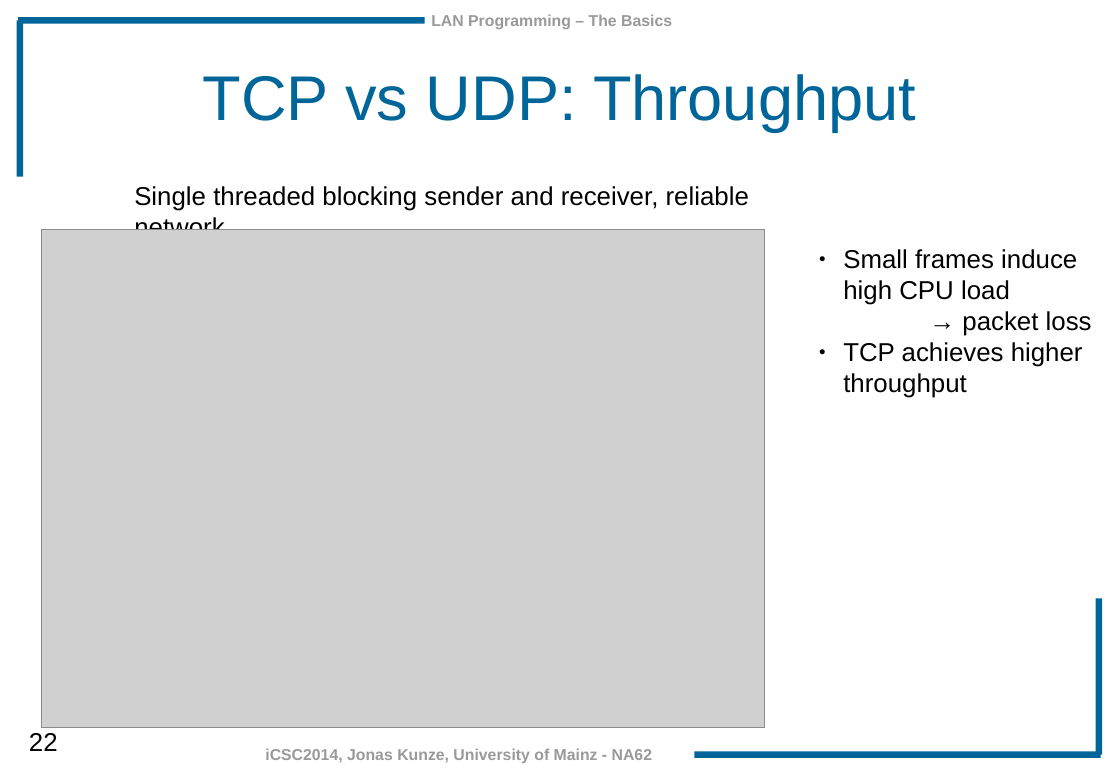
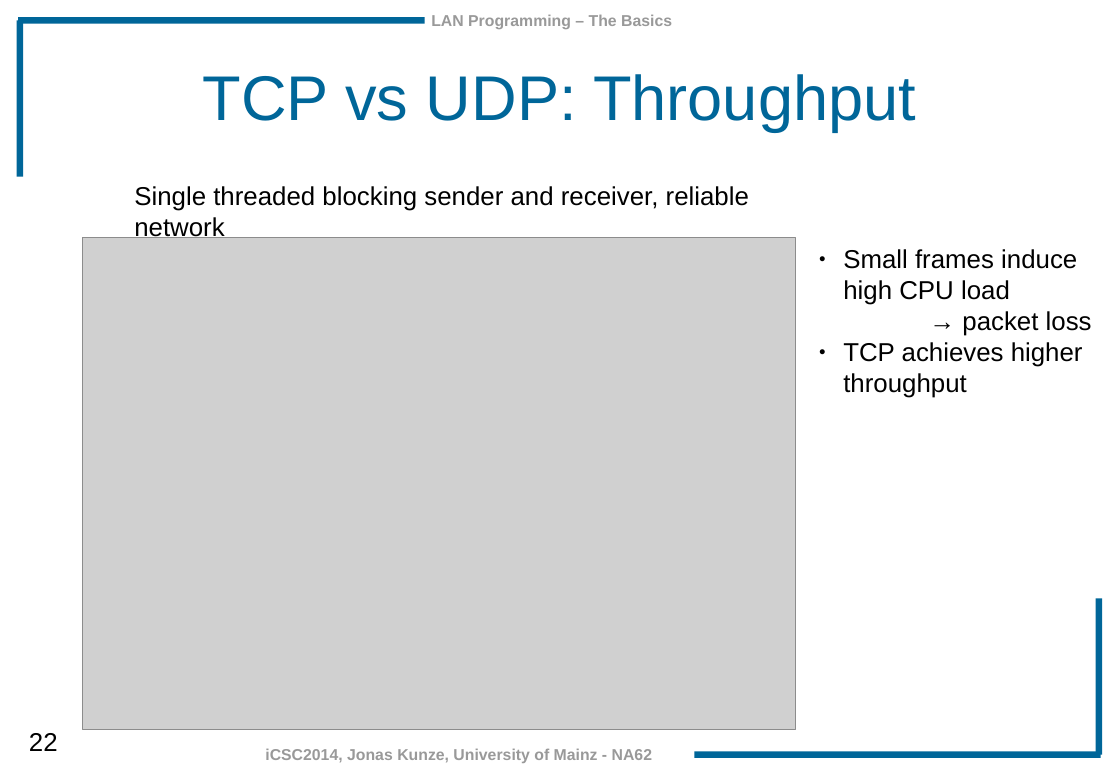
Before and after one commit to JonasKunze/icsc2014, a slide deck: slide 22 of iCSC-2014-LAN_Programming_Basics.odp. Drawn at 1120x775 pixels with LibreOffice and Linux fonts; fonts in the diff are those of the drawing; grey boxes stand for pictures; background and template pictures are left out. Boxes give left, top, right and bottom in pixels: in the first picture for what was removed or moved away, otherwise in the second. Text is boxed around its words. In the diff, an @@ line names an element or a change of style, - is before the commit and + after.

```diff
--- a/iCSC-2014-LAN_Programming_Basics.odp
+++ b/iCSC-2014-LAN_Programming_Basics.odp
@@ text "Single threaded blocking sender and ..." rewrapped from (134, 186, 749, 230) to (134, 186, 749, 242) @@
@@ picture: place and size @@
-picture at (41, 230, 765, 728)
+picture at (83, 238, 796, 730)
```
Also in this commit, not shown: 29 other slides changed, 6 other files.
